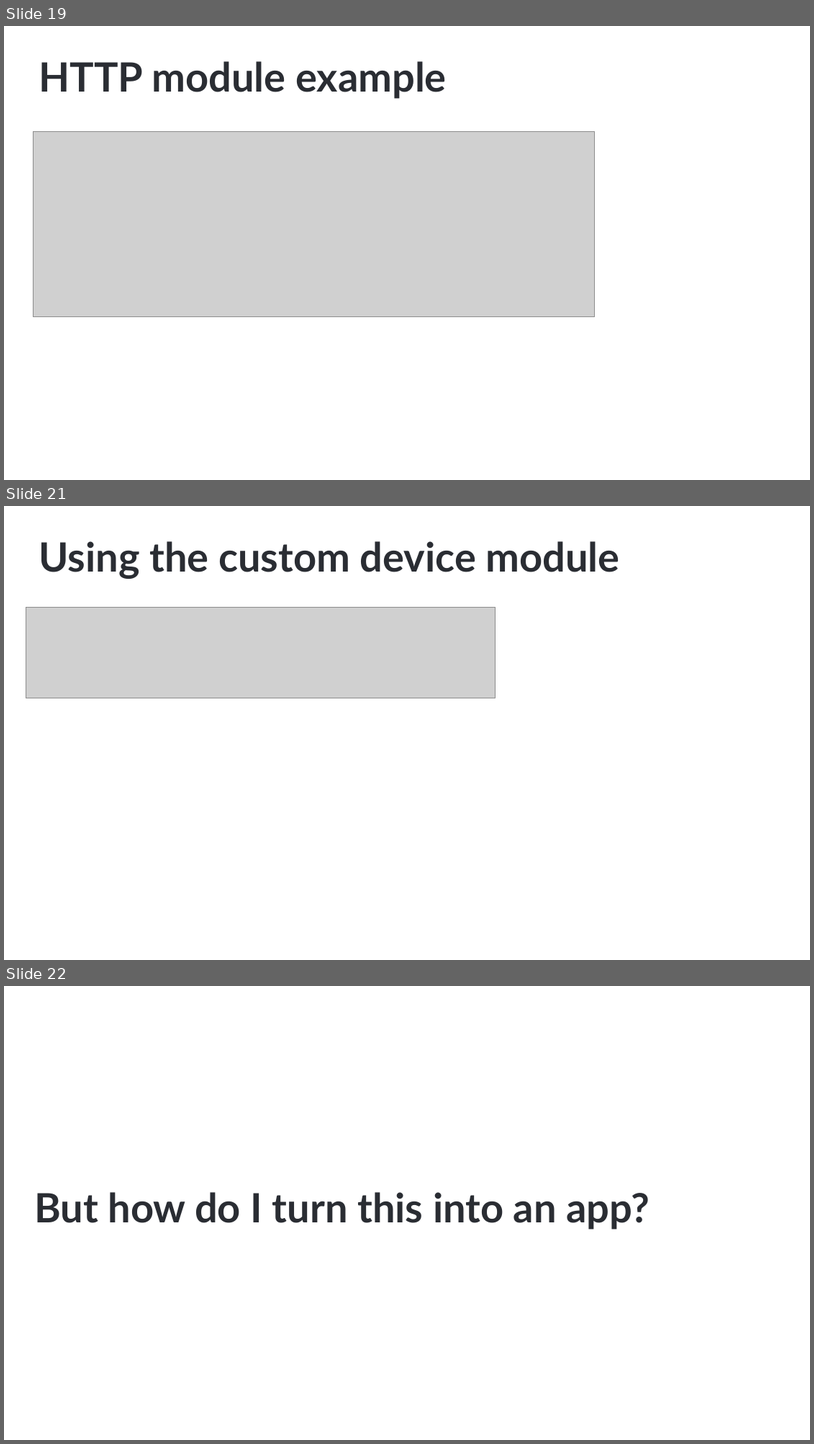
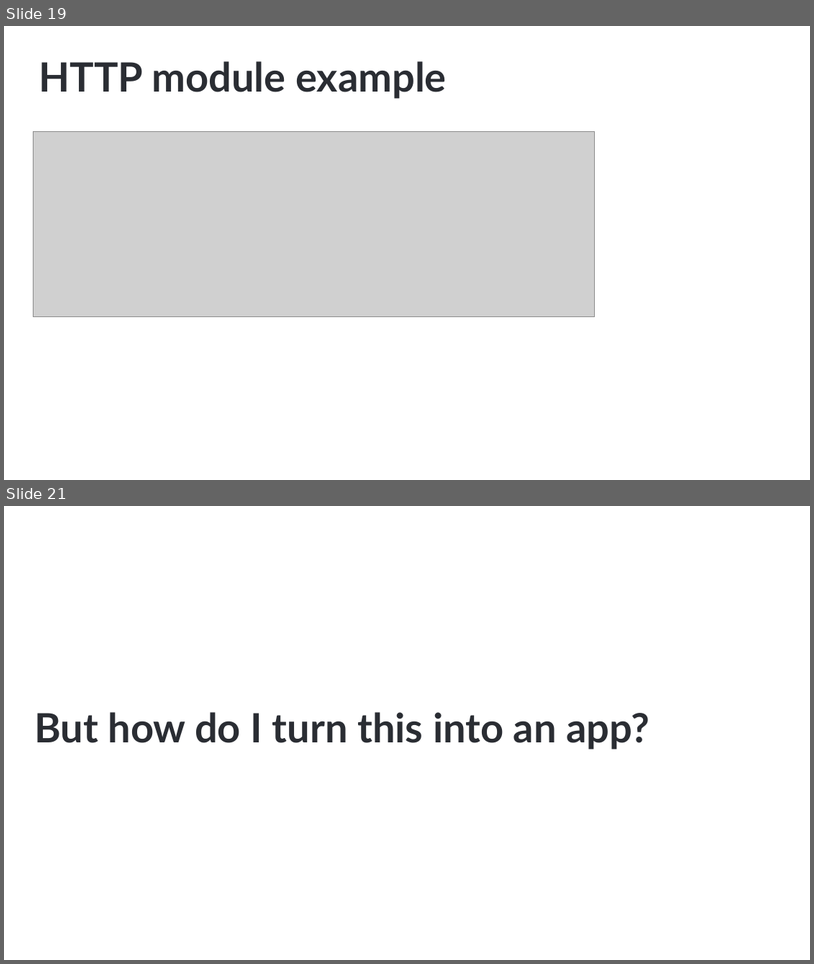
Before and after one commit to NativeScript/NativeScript-NEXT-Workshop, a slide deck: slides/1-Intro/intro.pptx. Shown one above the other, each under a label of ours: slides 19, 21 and 22 before the commit, slides 19 and 21 after it; the slides between them are not shown. The pictures are 814x1444 and 814x964 pixels, drawn with LibreOffice and Linux fonts; fonts in the diff are those of the drawing; grey boxes stand for pictures; background and template pictures are left out. Boxes give left, top, right and bottom in pixels: in the first picture for what was removed or moved away, otherwise in the second. Text is boxed around its words. In the diff, an @@ line names an element or a change of style, - is before the commit and + after.

Commit message:
Small slides update

```diff
--- a/slides/1-Intro/intro.pptx
+++ b/slides/1-Intro/intro.pptx
@@ slide 21 removed at (4,506,810,960), background #FFFFFF @@
@@ title removed at (39,541,620,579) @@
-Using the custom device module
@@ picture removed at (26,607,495,698) @@
@@ what was slide 22 is now slide 21 @@
```
Also in this commit, not shown: 2 slides changed, 1 slide added, 1 other slide removed.
